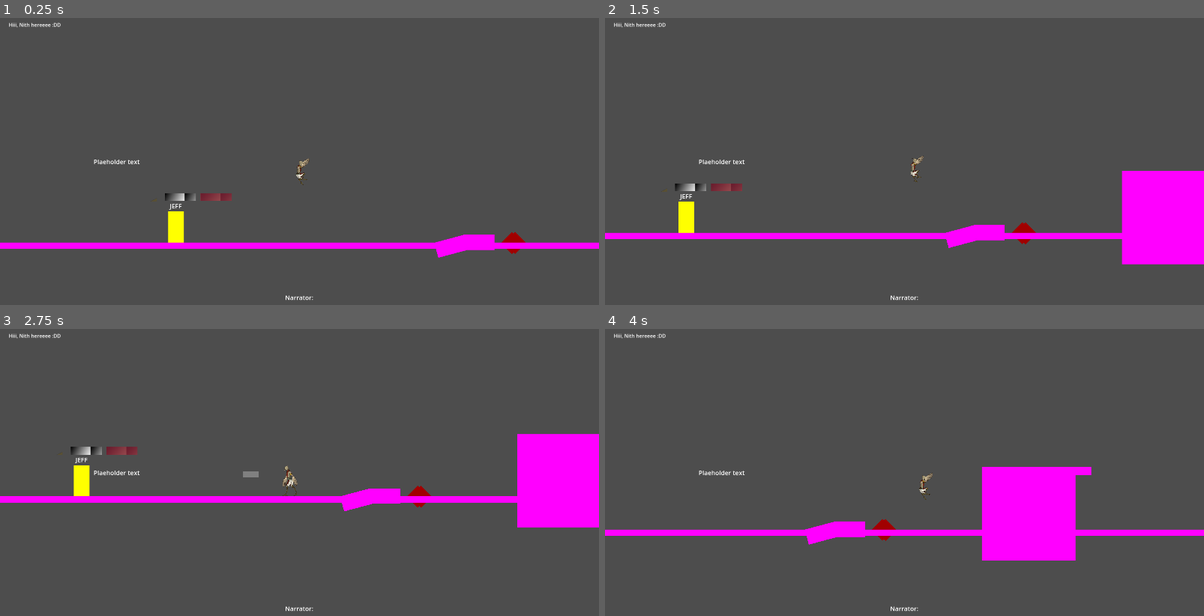
Above: before the commit, frames 1-4 (two rows, left to right).
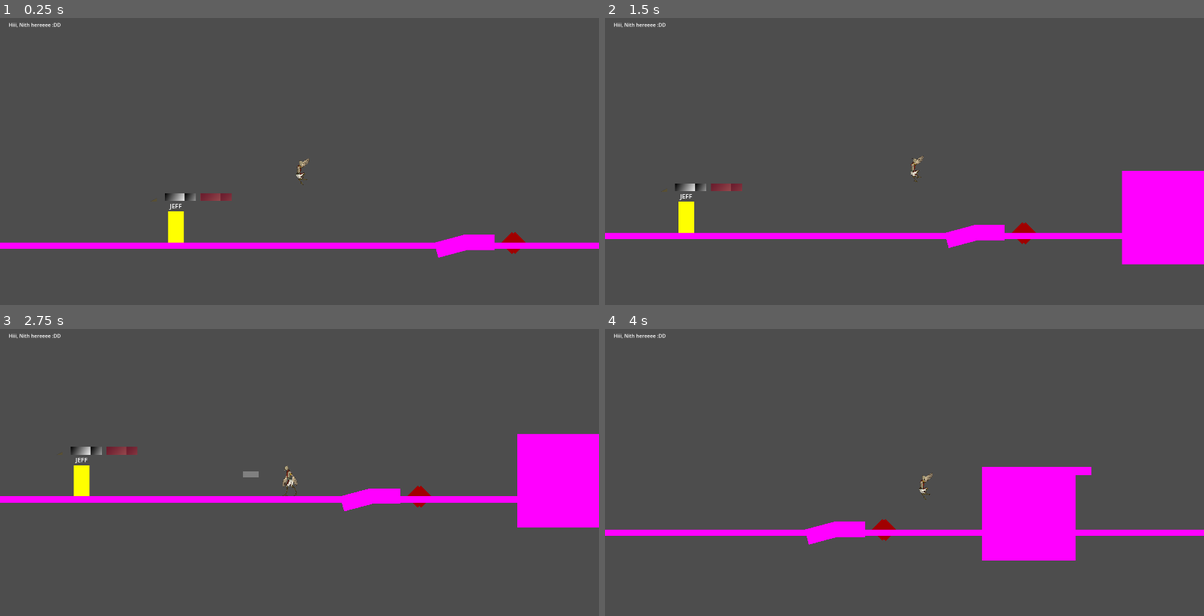
Above: after the commit, the same moments.

Repository: M4przybysz/Kamen-z-serca
Game: Godot game, scene res://src/main/main.tscn
Same seed, same stepped clock (60 frames per second), same inputs: the game is played once before the commit and once after it.
Inputs (mouse positions are in pixels of both pictures, inside the frame that each line leads up to):
- Up to frame 1 (0.25 s): no input
- Up to frame 2 (1.5 s): move the mouse to (1036, 152) at 0.52 s; hold D (move_right) from 0.53 s (still down); tap Mouse wheel down (change_feather_down) at 0.6 s; tap Space (jump) at 0.77 s; move the mouse to (784, 187) at 1.27 s; tap Mouse wheel up (change_feather_up) at 1.35 s
- Up to frame 3 (2.75 s): tap Space (jump) at 1.52 s; move the mouse to (359, 406) at 2.02 s; release D (move_right) at 2.03 s; hold A (move_left) from 2.03 s (still down); tap Middle mouse button (feather_throw) at 2.1 s
- Up to frame 4 (4 s): move the mouse to (874, 547) at 2.77 s; release A (move_left) at 2.78 s; hold D (move_right) from 2.78 s (still down); tap Q (shield_use) at 2.85 s; tap Space (jump) at 3.02, 3.77 s; move the mouse to (1084, 529) at 3.52 s; tap Shift (slide_and_air_dash) at 3.6 s

The runs differ from the first frame. In frame 1, 0.1% of the frame differs, in the area x 15-53%, y 49-99%; in frame 2, 0.1%; in frame 3, 0.1%; in frame 4, 0.1%.

Commit message:
Finished dilogue system

Diff:
--- /dev/null
+++ b/la_creatura_game/src/dialogues/dialogue_trigger.gd
@@ -0,0 +1,11 @@
+extends Area2D
+
+@onready var ui: Control = $"../../../UI/UI"
+
+var dialogue_triggered: bool = false
+
+func _on_body_entered(body: Node2D) -> void:
+	if body.is_in_group("player") && !dialogue_triggered:
+		ui.print_scene()
+		dialogue_triggered = true
+		get_tree().paused = true
--- /dev/null
+++ b/la_creatura_game/src/dialogues/dialogue_trigger.tscn
@@ -0,0 +1,14 @@
+[gd_scene load_steps=3 format=3 uid="uid://bsus3i2nxy6a6"]
+
+[ext_resource type="Script" path="res://src/dialogues/dialogue_trigger.gd" id="1_jlyt3"]
+
+[sub_resource type="RectangleShape2D" id="RectangleShape2D_xuhdi"]
+size = Vector2(50, 50)
+
+[node name="DialogueTrigger" type="Area2D"]
+script = ExtResource("1_jlyt3")
+
+[node name="CollisionShape2D" type="CollisionShape2D" parent="."]
+shape = SubResource("RectangleShape2D_xuhdi")
+
+[connection signal="body_entered" from="." to="." method="_on_body_entered"]
--- a/la_creatura_game/src/test_elements/levels/programmers_playground.tscn
+++ b/la_creatura_game/src/test_elements/levels/programmers_playground.tscn
@@ -7,6 +7,7 @@
 [ext_resource type="PackedScene" uid="uid://dr1pgdanv45c4" path="res://src/templates/enviroment/Platform_basic.tscn" id="5_8lnfh"]
 [ext_resource type="Texture2D" uid="uid://cqkv4dqtdf4jr" path="res://icon.svg" id="5_x4klb"]
 [ext_resource type="PackedScene" uid="uid://vhd8wu8sob1g" path="res://src/templates/enviroment/Platform_slowing.tscn" id="6_kn8ie"]
+[ext_resource type="PackedScene" uid="uid://bsus3i2nxy6a6" path="res://src/dialogues/dialogue_trigger.tscn" id="8_poxkt"]
 
 [sub_resource type="PhysicsMaterial" id="PhysicsMaterial_yoxu6"]
 
@@ -160,3 +161,8 @@
 
 [node name="EnemyTemplate" parent="Enemies" instance=ExtResource("3_tev26")]
 position = Vector2(2404, 591)
+
+[node name="DialogueTriggers" type="Node2D" parent="."]
+
+[node name="DialogueTrigger" parent="DialogueTriggers" instance=ExtResource("8_poxkt")]
+position = Vector2(1645, 425)
--- a/la_creatura_game/src/ui/ui.gd
+++ b/la_creatura_game/src/ui/ui.gd
@@ -1,18 +1,21 @@
 extends Control
 
-@onready var narrator: Label = $DialogueInterface/Narrator
-@onready var dynamic_dialogue_box: Label = $DialogueInterface/DynamicDialogueBox
+@onready var dialogue_interface: Control = $DialogueInterface
+@onready var narrator: RichTextLabel = $DialogueInterface/Narrator
+@onready var dynamic_dialogue_box: RichTextLabel = $DialogueInterface/DynamicDialogueBox
 @onready var dialogue_timer: Timer = $DialogueInterface/DialogueTimer
 
 # HP_Interface variables
-var screen_break1
-var screen_break2
-var screen_break3
-var hp_vfx
+var screen_break1: Array
+var screen_break2: Array
+var screen_break3: Array
+var hp_vfx: Array
 
 # DialogueInterface variables
 var dialogue_text: String
-var dialogue_line: String
+var dialogue_lines: Array = []
+var dialogue_scene: Array = []
+var dialgue_line_index: int = 0
 
 func _ready() -> void:
 	# Assign HP variables
@@ -22,13 +25,12 @@
 	hp_vfx = screen_break1
 
 	# Assign dialogue variables
-	dialogue_text = load_text_from_file("res://assets/dialogues/example_text2.txt")
-	print(dialogue_text)
-	dialogue_line = get_dialogue_line("Scene1", "N:", 2)
-	print(dialogue_line)
+	dialogue_text = load_text_from_file("res://assets/dialogues/dialogues.txt")
+	dialogue_lines = get_dialogue_as_lines()
+	dialogue_scene = get_scene("#Tree talk")
 
 # Called every frame. 'delta' is the elapsed time since the previous frame.
-func _process(delta: float) -> void:
+func _process(_delta: float) -> void:
 	pass
 
 func set_hp(hp):
@@ -36,21 +38,62 @@
 		img.visible = false
 	hp_vfx[hp].visible = true
 
-func load_text_from_file(path: String):
+func load_text_from_file(path: String) -> String:
 	var file = FileAccess.open(path, FileAccess.READ)
 	return file.get_as_text()
 
-func get_dialogue_line(story_part: String, character: String, line_number: int):
-	var part_start = dialogue_text.find(story_part) + story_part.length() + 1
-	var dialogue_line_start = dialogue_text.find(character, part_start) + character.length()
-	var dialogue_line_end = dialogue_text.find("\n", dialogue_line_start)
-	var line = dialogue_text.substr(dialogue_line_start, dialogue_line_end - dialogue_line_start)
+func get_dialogue_as_lines() -> Array:
+	var lines = []
+	var line_start = 0
+	var line_end = dialogue_text.find("\n", line_start)
+	var line = dialogue_text.substr(line_start, line_end - line_start).strip_edges()
 	var line_count = 1
+	lines.append(line)
+	line_start = line_end + 1
+	print(dialogue_text.length())
 
-	while  line_count != line_number:
-		dialogue_line_start = dialogue_text.find(character, dialogue_line_end) + character.length()
-		dialogue_line_end = dialogue_text.find("\n", dialogue_line_start)
-		line = dialogue_text.substr(dialogue_line_start, dialogue_line_end - dialogue_line_start)
+	while true:
+		line_end = dialogue_text.find("\n", line_start)
+		line = dialogue_text.substr(line_start, line_end- line_start).strip_edges()
 		line_count += 1
+		lines.append(line)
+		line_start = line_end + 1
+		if line == "#####" || line_count > 50:
+			break
 
-	return line
+	return lines
+
+func get_scene(scene_name: String) -> Array:
+	var scene = []
+	var index = dialogue_lines.find(scene_name) + 1
+	while true:
+		if dialogue_lines[index] == "###":
+			break
+		scene.append(dialogue_lines[index])
+		index += 1
+	return scene
+
+func print_scene() -> void:
+	narrator.text = ""
+	dynamic_dialogue_box.text = ""
+	dialogue_interface.visible = true
+	dialgue_line_index = 0
+	print_line()
+
+func print_line() -> void:
+	if dialgue_line_index != dialogue_scene.size():
+		if dialogue_scene[dialgue_line_index][0] == "N":
+			narrator.text = dialogue_scene[dialgue_line_index].substr(3, dialogue_scene[dialgue_line_index].length() - 3)
+		else:
+			dynamic_dialogue_box.text = dialogue_scene[dialgue_line_index].substr(3, dialogue_scene[dialgue_line_index].length() - 3)
+		dialgue_line_index += 1
+		dialogue_timer.start()
+	else:
+		dialogue_interface.visible = false
+		# trigger end screen
+
+func _on_dialogue_timer_timeout() -> void:
+	dialogue_timer.stop()
+	narrator.text = ""
+	dynamic_dialogue_box.text = ""
+	print_line()
--- a/la_creatura_game/src/ui/ui.tscn
+++ b/la_creatura_game/src/ui/ui.tscn
@@ -1,16 +1,11 @@
-[gd_scene load_steps=5 format=3 uid="uid://c4ffy2ihhl0s2"]
+[gd_scene load_steps=3 format=3 uid="uid://c4ffy2ihhl0s2"]
 
 [ext_resource type="Script" path="res://src/ui/ui.gd" id="1_nlrv2"]
 
 [sub_resource type="LabelSettings" id="LabelSettings_u2e53"]
 
-[sub_resource type="LabelSettings" id="LabelSettings_381b6"]
-font_size = 20
-
-[sub_resource type="LabelSettings" id="LabelSettings_wc68x"]
-font_size = 20
-
 [node name="UI" type="Control"]
+process_mode = 3
 layout_mode = 3
 anchors_preset = 15
 anchor_right = 1.0
@@ -83,32 +78,29 @@
 color = Color(0, 0, 0, 1)
 
 [node name="DialogueInterface" type="Control" parent="."]
+visible = false
 anchors_preset = 0
 offset_right = 1920.0
 offset_bottom = 1080.0
 
 [node name="DialogueTimer" type="Timer" parent="DialogueInterface"]
+wait_time = 5.0
 
-[node name="Narrator" type="Label" parent="DialogueInterface"]
+[node name="Narrator" type="RichTextLabel" parent="DialogueInterface"]
 layout_mode = 0
 offset_top = 900.0
 offset_right = 1920.0
 offset_bottom = 1000.0
-text = "Narrator:"
-label_settings = SubResource("LabelSettings_381b6")
-horizontal_alignment = 1
-vertical_alignment = 1
+bbcode_enabled = true
+text = "[center][i]Narrator:[/i][/center]"
 
-[node name="DynamicDialogueBox" type="Label" parent="DialogueInterface"]
+[node name="DynamicDialogueBox" type="RichTextLabel" parent="DialogueInterface"]
 layout_mode = 0
-offset_left = 300.0
-offset_top = 500.0
-offset_right = 600.0
-offset_bottom = 600.0
+offset_left = 1315.0
+offset_top = 343.0
+offset_right = 1615.0
+offset_bottom = 443.0
+bbcode_enabled = true
 text = "Plaeholder text"
-label_settings = SubResource("LabelSettings_wc68x")
 
-[node name="TextureRect" type="TextureRect" parent="DialogueInterface/DynamicDialogueBox"]
-layout_mode = 0
-offset_right = 300.0
-offset_bottom = 100.0
+[connection signal="timeout" from="DialogueInterface/DialogueTimer" to="." method="_on_dialogue_timer_timeout"]
Not shown, added: la_creatura_game/assets/dialogues/dialogues.txt
Not shown: 1 places in la_creatura_game/src/test_elements/levels/programmers_playground.tscn that only renumber resources
